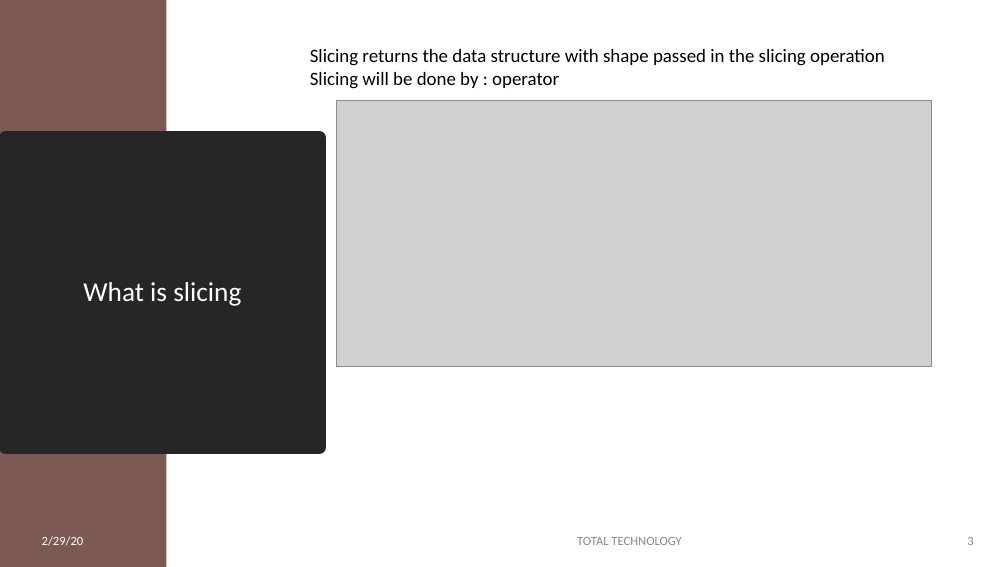
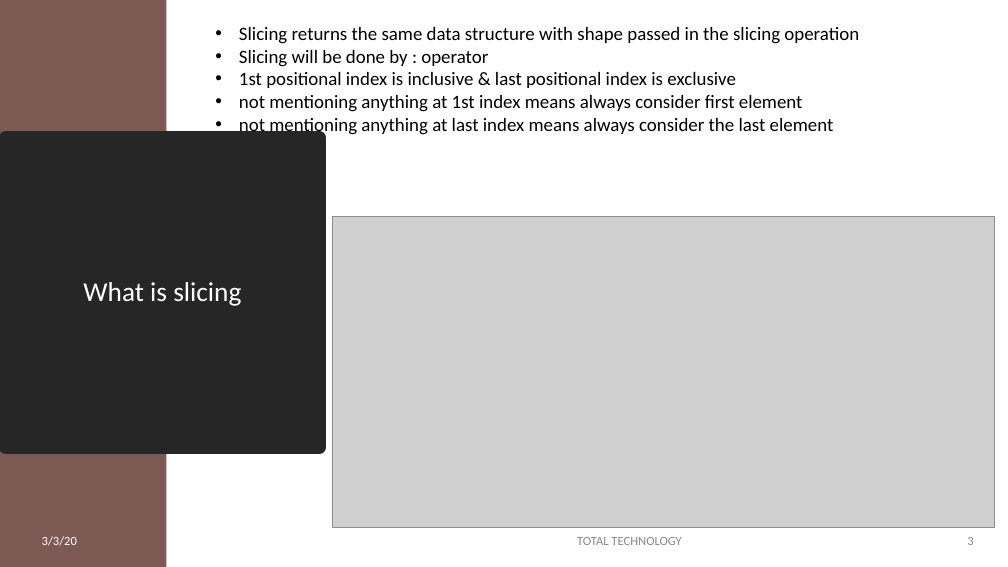
Before and after one commit to ujjwalvats16/source, a slide deck: slide 3 of NUMPY_TUTORIAL_8_SLIDE.pptx. Drawn at 1008x567 pixels with LibreOffice and Linux fonts; fonts in the diff are those of the drawing; grey boxes stand for pictures. Boxes give left, top, right and bottom in pixels: in the first picture for what was removed or moved away, otherwise in the second. Text is boxed around its words. In the diff, an @@ line names an element or a change of style, - is before the commit and + after.

```diff
--- a/NUMPY_TUTORIAL_8_SLIDE.pptx
+++ b/NUMPY_TUTORIAL_8_SLIDE.pptx
@@ text "Slicing returns the same data ...": place and size @@
-text "Slicing returns the same data ..." at bbox=[310, 49, 885, 89]
+text "Slicing returns the same data ..." at bbox=[239, 27, 859, 136]
@@ text at bbox=[239, 27, 859, 44]: text changed @@
-Slicing returns the data structure with shape passed in the slicing operation
+• Slicing returns the same data structure with shape passed in the slicing operation
@@ text at bbox=[239, 50, 488, 67]: bullet none to • @@
@@ text at bbox=[239, 72, 834, 136]: paragraphs added @@
+• 1st positional index is inclusive & last positional index is exclusive
+• not mentioning anything at 1st index means always consider first element
+• not mentioning anything at last index means always consider the last element
@@ picture: place and size @@
-picture at bbox=[337, 101, 932, 366]
+picture at bbox=[333, 217, 995, 528]
@@ text at bbox=[42, 536, 77, 546]: text changed @@
-2/29/20
+3/3/20
```
Also in this commit, not shown: 7 other slides changed, 1 other file.
